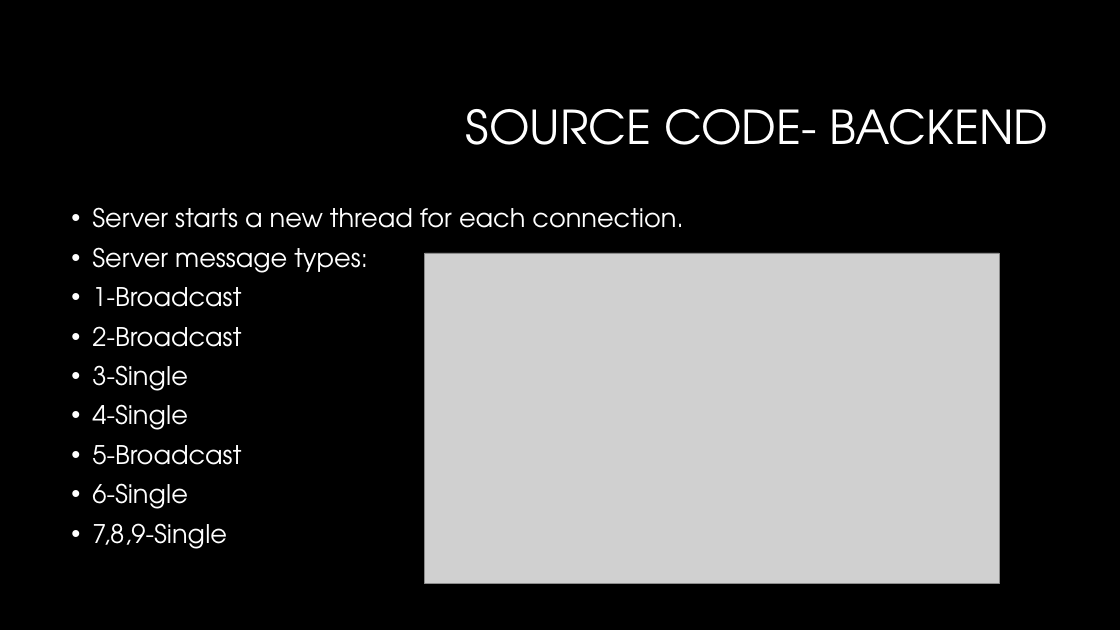
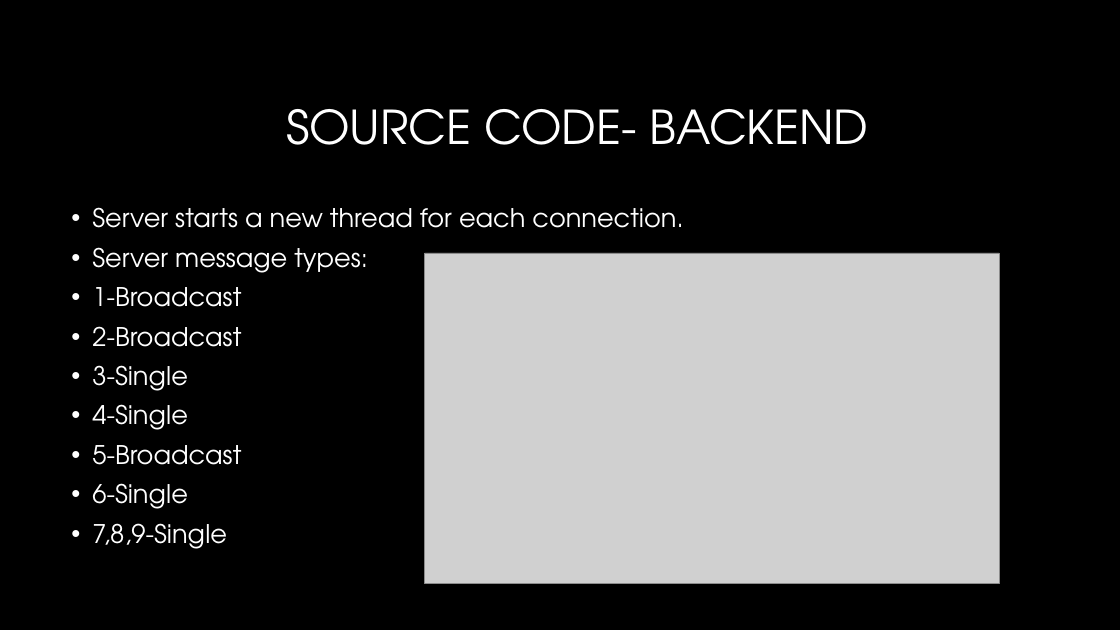
Before and after one commit to srknzl/CouponMonsterAndroid, a slide deck: slide 10 of Coupon Monster.pptx. Drawn at 1120x630 pixels with LibreOffice and Linux fonts; fonts in the diff are those of the drawing; grey boxes stand for pictures; background and template pictures are left out. Boxes give left, top, right and bottom in pixels: in the first picture for what was removed or moved away, otherwise in the second. Text is boxed around its words. In the diff, an @@ line names an element or a change of style, - is before the commit and + after.

```diff
--- a/Coupon Monster.pptx
+++ b/Coupon Monster.pptx
@@ title "SOURCE CODE- BACKEND": place and size @@
-title "SOURCE CODE- BACKEND" at <box>466,109,1049,145</box>
+title "SOURCE CODE- BACKEND" at <box>286,109,869,145</box>
@@ title "SOURCE CODE- BACKEND" at <box>286,109,869,145</box>: alignment right to centre @@
```
Also in this commit, not shown: 5 other slides changed.
